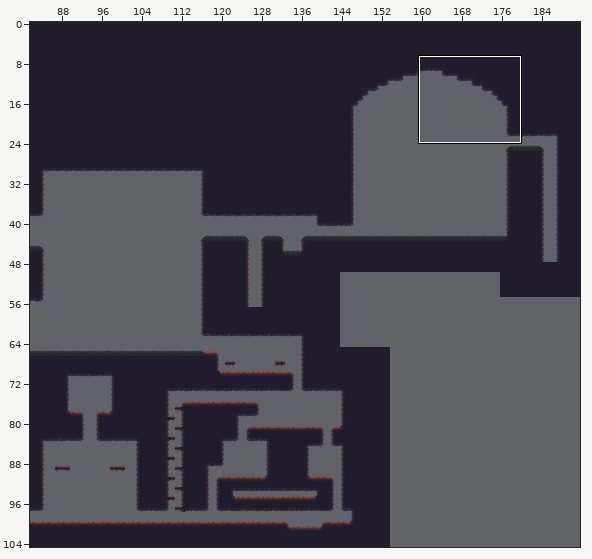
Level history. Tiled map: PR2/levels/EarthMap.tmx. The first picture is a wide view before the edit; the outline marks the close-up.
Close-up. Before the commit:
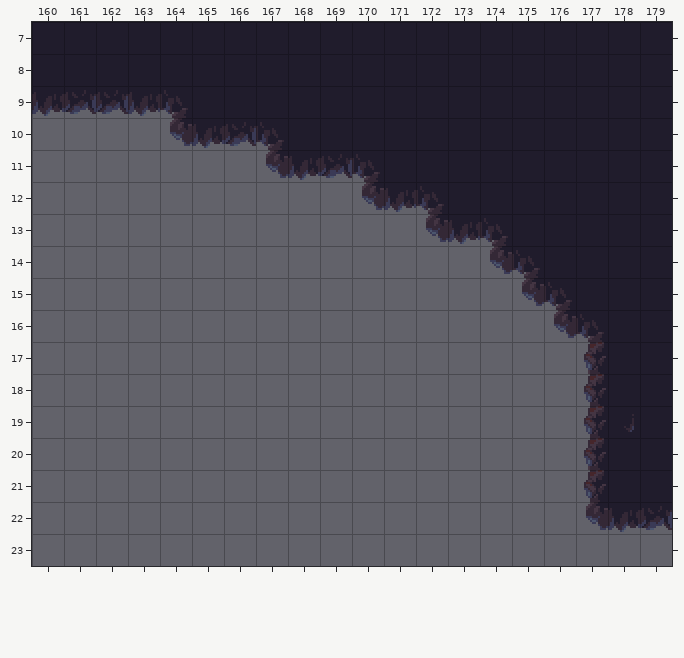
Cells are 32x32 px. Shown: x 160..179, y 7..23. The commit also changed other parts of the map, which this record leaves out. Not drawn, because the pictures are missing: unchanged layer "b".
Once edited:
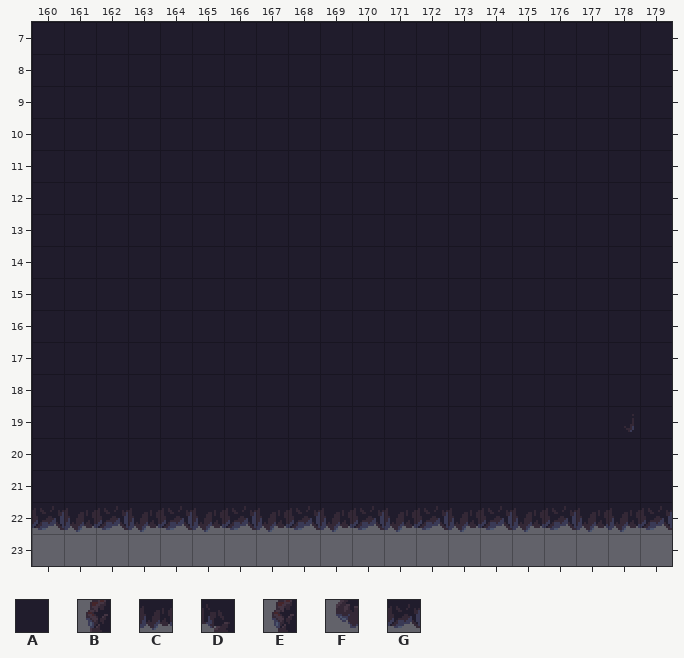
Key: from "EarthMapTileset": A 47, B 64, C 67, D 68, E 84, F 124, G 128.
_ is an empty cell, . an unchanged one.
What changed:
--- layer "Paredes"
@@ x 160..177 @@
- 9 CGGCD.............
-10 ____FCGD..........
-11 _______FCGD.......
-12 __________FCD.....
-13 ____________FCD...
-14 ______________FD..
-15 _______________FD.
-16 ________________FD
-17 _________________B
-18 _________________E
-19 _________________E
-20 _________________B
-21 _________________E
-22 _________________F
+ 9 AAAAA.............
+10 AAAAAAAA..........
+11 AAAAAAAAAAA.......
+12 AAAAAAAAAAAAA.....
+13 AAAAAAAAAAAAAAA...
+14 AAAAAAAAAAAAAAAA..
+15 AAAAAAAAAAAAAAAAA.
+16 AAAAAAAAAAAAAAAAAA
+17 AAAAAAAAAAAAAAAAAA
+18 AAAAAAAAAAAAAAAAAA
+19 AAAAAAAAAAAAAAAAAA
+20 AAAAAAAAAAAAAAAAAA
+21 AAAAAAAAAAAAAAAAAA
+22 GCGCGCGCGCGCGCGCGC
